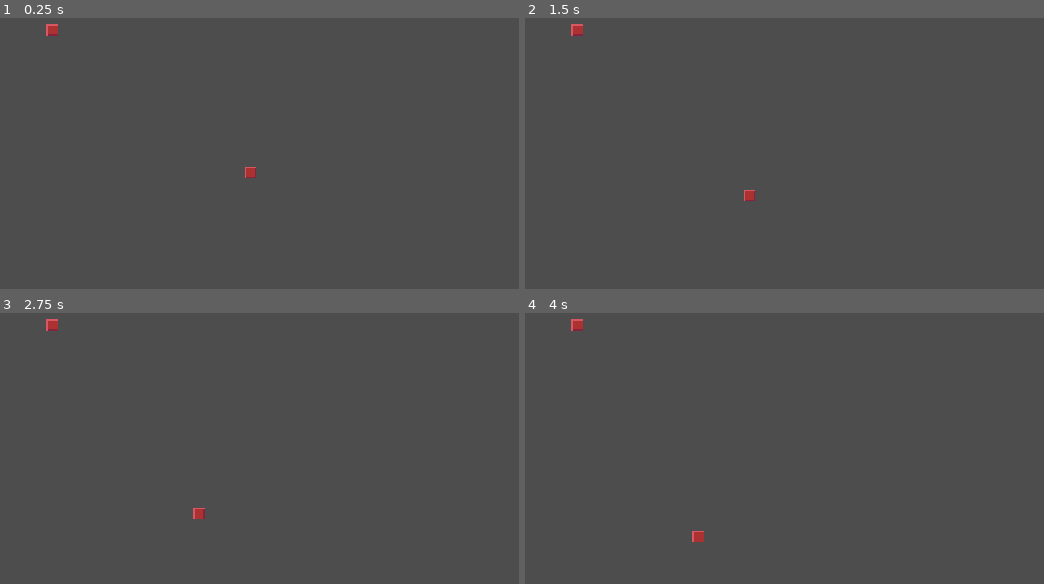
Above: before the commit, frames 1-4 (two rows, left to right).
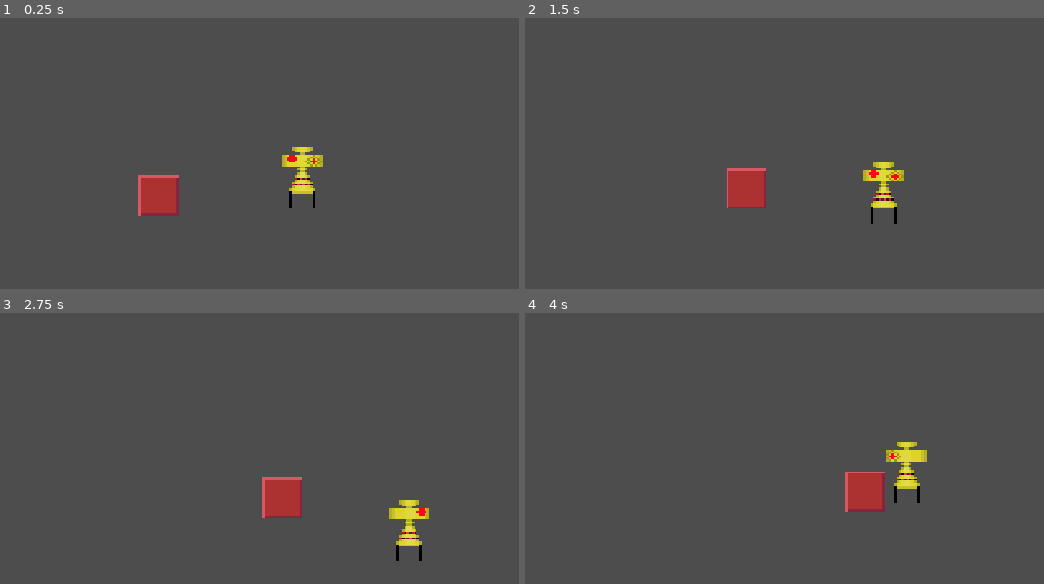
Above: after the commit, the same moments.

Repository: SlavicTofu/september2026NewTechGameJam
Game: Godot game, scene res://scenes/testing_grounds.tscn
Same seed, same stepped clock (60 frames per second), same inputs: the game is played once before the commit and once after it. Before the commit the project starts from res://scenes/enemy.tscn.
Inputs:
- Up to frame 1 (0.25 s): no input
- Up to frame 2 (1.5 s): hold D (right, bound only after the commit) 0.53-1.28 s; hold S (down, bound only after the commit) from 1.28 s (still down)
- Up to frame 3 (2.75 s): release S (down, bound only after the commit) at 2.03 s; hold D (right, bound only after the commit) from 2.03 s (still down)
- Up to frame 4 (4 s): release D (right, bound only after the commit) at 2.78 s; hold W (up, bound only after the commit) 2.78-3.53 s; hold A (left, bound only after the commit) from 3.53 s (still down)

The runs differ from the first frame. In frame 1, 2.2% of the frame differs, in the area x 8-63%, y 2-74%; in frame 2, 1.9%; in frame 3, 2.1%; in frame 4, 2.1%.

Commit message:
Another Cardinal Sin in the Name of Organization
pushing to master again, i know, i can't believe it. I, however, am managing this project so I bend my own rules. I took everything and organized it nicely, making edits where I saw fit.

Diff:
--- a/augments/basearm.gd
+++ /dev/null
@@ -1,15 +0,0 @@
-extends Augment
-
-
-# Called when the node enters the scene tree for the first time.
-func _ready() -> void:
-	damage = 1
-	cooldown =0.2
-	can_attack = true
-	equipped = true
-
-
-# Called every frame. 'delta' is the elapsed time since the previous frame.
-func _process(delta: float) -> void:
-	if Input.is_action_just_pressed("attack"):
-		attack()
--- a/bigarm.gd
+++ /dev/null
@@ -1,11 +0,0 @@
-extends Augment
-
-
-# Called when the node enters the scene tree for the first time.
-func _ready() -> void:
-	pass # Replace with function body.
-
-
-# Called every frame. 'delta' is the elapsed time since the previous frame.
-func _process(delta: float) -> void:
-	pass
--- a/node_2d.tscn
+++ /dev/null
@@ -1,12 +0,0 @@
-[gd_scene format=3 uid="uid://dfpakmpsmlj7y"]
-
-[ext_resource type="PackedScene" uid="uid://dvut8e8xfxfyo" path="res://player/player.tscn" id="1_wtcfe"]
-
-[sub_resource type="CanvasItemMaterial" id="CanvasItemMaterial_0e48y"]
-
-[node name="Node2D" type="Node2D" unique_id=1364167226]
-material = SubResource("CanvasItemMaterial_0e48y")
-
-[node name="player" parent="." unique_id=2136472901 instance=ExtResource("1_wtcfe")]
-
-[node name="Camera2D" type="Camera2D" parent="." unique_id=674161213]
--- a/player/scripts/hurtbox.gd
+++ /dev/null
@@ -1,11 +0,0 @@
-extends Area2D
-
-
-# Called when the node enters the scene tree for the first time.
-func _ready() -> void:
-	pass # Replace with function body.
-
-
-# Called every frame. 'delta' is the elapsed time since the previous frame.
-func _process(delta: float) -> void:
-	pass
--- a/project.godot
+++ b/project.godot
@@ -11,7 +11,7 @@
 [application]
 
 config/name="September 2026 New Tech Game Jam"
-run/main_scene="uid://c4wpgl0yjms1w"
+run/main_scene="uid://dfpakmpsmlj7y"
 config/features=PackedStringArray("4.7", "Forward Plus")
 config/icon="res://icon.svg"
 
@@ -30,6 +30,29 @@
 Player=""
 Enemies=""
 
+[input]
+
+up={
+"deadzone": 0.2,
+"events": [Object(InputEventKey,"resource_local_to_scene":false,"resource_name":"","device":16,"window_id":0,"alt_pressed":false,"shift_pressed":false,"ctrl_pressed":false,"meta_pressed":false,"pressed":false,"keycode":0,"physical_keycode":87,"key_label":0,"unicode":0,"location":0,"echo":false,"script":null)
+]
+}
+down={
+"deadzone": 0.2,
+"events": [Object(InputEventKey,"resource_local_to_scene":false,"resource_name":"","device":-1,"window_id":0,"alt_pressed":false,"shift_pressed":false,"ctrl_pressed":false,"meta_pressed":false,"pressed":false,"keycode":0,"physical_keycode":83,"key_label":0,"unicode":115,"location":0,"echo":false,"script":null)
+]
+}
+left={
+"deadzone": 0.2,
+"events": [Object(InputEventKey,"resource_local_to_scene":false,"resource_name":"","device":-1,"window_id":0,"alt_pressed":false,"shift_pressed":false,"ctrl_pressed":false,"meta_pressed":false,"pressed":false,"keycode":0,"physical_keycode":65,"key_label":0,"unicode":97,"location":0,"echo":false,"script":null)
+]
+}
+right={
+"deadzone": 0.2,
+"events": [Object(InputEventKey,"resource_local_to_scene":false,"resource_name":"","device":-1,"window_id":0,"alt_pressed":false,"shift_pressed":false,"ctrl_pressed":false,"meta_pressed":false,"pressed":false,"keycode":0,"physical_keycode":68,"key_label":0,"unicode":100,"location":0,"echo":false,"script":null)
+]
+}
+
 [physics]
 
 3d/physics_engine="Jolt Physics"
--- a/augments/augment.tscn
+++ b/scenes/augments/augment.tscn
@@ -1,6 +1,6 @@
 [gd_scene format=3 uid="uid://g7ig1ab6ifre"]
 
-[ext_resource type="Script" uid="uid://dxjlbjxdvqjh2" path="res://augments/augment.gd" id="1_vgcby"]
+[ext_resource type="Script" uid="uid://dxjlbjxdvqjh2" path="res://scripts/augments/augment.gd" id="1_vgcby"]
 
 [node name="Augment" type="Node" unique_id=2035061651]
 script = ExtResource("1_vgcby")
--- a/augments/basearm.tscn
+++ b/scenes/augments/base_arm.tscn
@@ -1,6 +1,6 @@
 [gd_scene format=3 uid="uid://h48apbxuslia"]
 
-[ext_resource type="Script" uid="uid://bhdutm67j04wl" path="res://augments/basearm.gd" id="1_1e2ep"]
+[ext_resource type="Script" uid="uid://bhdutm67j04wl" path="res://scripts/augments/base_arm.gd" id="1_1e2ep"]
 
 [sub_resource type="RectangleShape2D" id="RectangleShape2D_vgcby"]
 size = Vector2(32, 16)
--- a/bigarm.tscn
+++ b/scenes/augments/big_arm.tscn
@@ -1,6 +1,6 @@
 [gd_scene format=3 uid="uid://dfhytlr723u1h"]
 
-[ext_resource type="Script" uid="uid://c6u5wo56tk0go" path="res://bigarm.gd" id="1_li6tf"]
+[ext_resource type="Script" uid="uid://c6u5wo56tk0go" path="res://scripts/augments/big_arm.gd" id="1_li6tf"]
 
 [node name="Bigarm" type="Node" unique_id=1000748029]
 script = ExtResource("1_li6tf")
--- a/scenes/enemy.tscn
+++ b/scenes/entities/enemy.tscn
@@ -1,6 +1,5 @@
 [gd_scene format=3 uid="uid://c4wpgl0yjms1w"]
 
-[ext_resource type="Script" uid="uid://brpmv6bn2bwqx" path="res://scripts/entities/entity.gd" id="1_nenq2"]
 [ext_resource type="Texture2D" uid="uid://biagldhh6tv68" path="res://textures/sprites/enemies/enemy_placeholder.png" id="2_md484"]
 [ext_resource type="Script" uid="uid://b3wjjc6awcp3x" path="res://scripts/entities/enemies/enemy.gd" id="3_ipns3"]
 [ext_resource type="Script" uid="uid://dsa145tlq3ygg" path="res://scripts/states/state_machine.gd" id="4_8qclf"]
@@ -19,48 +18,32 @@
 "speed": 5.0
 }]
 
-[node name="Node" type="Node" unique_id=1684934191]
-
-[node name="Player Placeholder" type="CharacterBody2D" parent="." unique_id=364098098 groups=["Player"]]
-position = Vector2(218, 114)
-script = ExtResource("1_nenq2")
-health = 4
-move_speed = 3.0
-
-[node name="Sprite" type="AnimatedSprite2D" parent="Player Placeholder" unique_id=1936384400]
-sprite_frames = SubResource("SpriteFrames_epg4t")
-
-[node name="Hurtbox" type="CollisionPolygon2D" parent="Player Placeholder" unique_id=859910672]
-polygon = PackedVector2Array(8, -8, -8, -8, -8, 8, 8, 8)
-
-[node name="Enemy" type="CharacterBody2D" parent="." unique_id=410018827 groups=["Enemies"]]
-position = Vector2(511, 312)
+[node name="Enemy" type="CharacterBody2D" unique_id=410018827 groups=["Enemies"]]
 script = ExtResource("3_ipns3")
 attack_damage = 1
 follow_distance = 100.0
 attack_distance = 20.0
 wander_interval = 6.0
 health = 3
-move_speed = 40.0
 
-[node name="Hurtbox" type="CollisionPolygon2D" parent="Enemy" unique_id=528195343]
+[node name="Hurtbox" type="CollisionPolygon2D" parent="." unique_id=528195343]
 polygon = PackedVector2Array(8, -8, -8, -8, -8, 8, 8, 8)
 
-[node name="Sprite" type="AnimatedSprite2D" parent="Enemy" unique_id=519020234]
+[node name="Sprite" type="AnimatedSprite2D" parent="." unique_id=519020234]
 sprite_frames = SubResource("SpriteFrames_epg4t")
 
-[node name="StateMachine" type="Node" parent="Enemy" unique_id=1573641384 node_paths=PackedStringArray("initial_state")]
+[node name="StateMachine" type="Node" parent="." unique_id=1573641384 node_paths=PackedStringArray("initial_state")]
 script = ExtResource("4_8qclf")
 initial_state = NodePath("Wander")
 
-[node name="Attack" type="Node" parent="Enemy/StateMachine" unique_id=850498355 node_paths=PackedStringArray("enemy")]
+[node name="Attack" type="Node" parent="StateMachine" unique_id=850498355 node_paths=PackedStringArray("enemy")]
 script = ExtResource("5_w8i8w")
 enemy = NodePath("../..")
 
-[node name="Wander" type="Node" parent="Enemy/StateMachine" unique_id=1520941253 node_paths=PackedStringArray("enemy")]
+[node name="Wander" type="Node" parent="StateMachine" unique_id=1520941253 node_paths=PackedStringArray("enemy")]
 script = ExtResource("6_otmr2")
 enemy = NodePath("../..")
 
-[node name="Follow" type="Node" parent="Enemy/StateMachine" unique_id=1234696574 node_paths=PackedStringArray("enemy")]
+[node name="Follow" type="Node" parent="StateMachine" unique_id=1234696574 node_paths=PackedStringArray("enemy")]
 script = ExtResource("7_wtq4b")
 enemy = NodePath("../..")
--- a/player/player.tscn
+++ b/scenes/entities/player.tscn
@@ -1,39 +1,38 @@
 [gd_scene format=3 uid="uid://dvut8e8xfxfyo"]
 
-[ext_resource type="Script" uid="uid://bwf06kg2csafq" path="res://player/scripts/player.gd" id="1_4flbx"]
-[ext_resource type="Texture2D" uid="uid://dpc8mxvpylc5m" path="res://R1-ET.png" id="2_onrkg"]
-[ext_resource type="Script" uid="uid://nfgwif8xbsrw" path="res://player/scripts/hurtbox.gd" id="3_i3pqv"]
+[ext_resource type="Script" uid="uid://bwf06kg2csafq" path="res://scripts/entities/player.gd" id="1_qhqgy"]
+[ext_resource type="Texture2D" uid="uid://dpc8mxvpylc5m" path="res://textures/sprites/player/R1-ET.png" id="2_08t41"]
 
 [sub_resource type="AtlasTexture" id="AtlasTexture_i3pqv"]
-atlas = ExtResource("2_onrkg")
+atlas = ExtResource("2_08t41")
 region = Rect2(0, 0, 19, 34)
 
 [sub_resource type="AtlasTexture" id="AtlasTexture_hqtel"]
-atlas = ExtResource("2_onrkg")
+atlas = ExtResource("2_08t41")
 region = Rect2(19, 0, 19, 34)
 
 [sub_resource type="AtlasTexture" id="AtlasTexture_sweqy"]
-atlas = ExtResource("2_onrkg")
+atlas = ExtResource("2_08t41")
 region = Rect2(0, 102, 19, 34)
 
 [sub_resource type="AtlasTexture" id="AtlasTexture_2hs0m"]
-atlas = ExtResource("2_onrkg")
+atlas = ExtResource("2_08t41")
 region = Rect2(19, 102, 19, 34)
 
 [sub_resource type="AtlasTexture" id="AtlasTexture_1jxqw"]
-atlas = ExtResource("2_onrkg")
+atlas = ExtResource("2_08t41")
 region = Rect2(0, 34, 19, 34)
 
 [sub_resource type="AtlasTexture" id="AtlasTexture_dw050"]
-atlas = ExtResource("2_onrkg")
+atlas = ExtResource("2_08t41")
 region = Rect2(19, 34, 19, 34)
 
 [sub_resource type="AtlasTexture" id="AtlasTexture_b26j0"]
-atlas = ExtResource("2_onrkg")
+atlas = ExtResource("2_08t41")
 region = Rect2(0, 68, 19, 34)
 
 [sub_resource type="AtlasTexture" id="AtlasTexture_n7ghd"]
-atlas = ExtResource("2_onrkg")
+atlas = ExtResource("2_08t41")
 region = Rect2(19, 68, 19, 34)
 
 [sub_resource type="SpriteFrames" id="SpriteFrames_mwy8p"]
@@ -84,30 +83,19 @@
 }]
 
 [sub_resource type="RectangleShape2D" id="RectangleShape2D_i3pqv"]
-size = Vector2(80, 176)
+size = Vector2(15, 23)
 
-[sub_resource type="RectangleShape2D" id="RectangleShape2D_mwy8p"]
-size = Vector2(84, 184)
-
-[node name="player" type="CharacterBody2D" unique_id=2136472901]
-position = Vector2(-2, 0)
-script = ExtResource("1_4flbx")
+[node name="Player" type="CharacterBody2D" unique_id=2136472901 groups=["Player"]]
+script = ExtResource("1_qhqgy")
 
 [node name="cooldown" type="Timer" parent="." unique_id=1831477847]
 
 [node name="Sprite" type="AnimatedSprite2D" parent="." unique_id=884772009]
 position = Vector2(0, -7.450581e-09)
-scale = Vector2(7.5, 5.75)
+scale = Vector2(1, 0.767)
 sprite_frames = SubResource("SpriteFrames_mwy8p")
 animation = &"left"
 
-[node name="CollisionShape2D" type="CollisionShape2D" parent="." unique_id=47889411]
-position = Vector2(2, 8)
+[node name="Hurtbox" type="CollisionShape2D" parent="." unique_id=47889411]
+position = Vector2(0.5, 0.5)
 shape = SubResource("RectangleShape2D_i3pqv")
-
-[node name="Hurtbox" type="Area2D" parent="." unique_id=737522518]
-script = ExtResource("3_i3pqv")
-
-[node name="CollisionShape2D" type="CollisionShape2D" parent="Hurtbox" unique_id=1820419727]
-position = Vector2(2, 8)
-shape = SubResource("RectangleShape2D_mwy8p")
--- /dev/null
+++ b/scenes/testing_grounds.tscn
@@ -0,0 +1,19 @@
+[gd_scene format=3 uid="uid://dfpakmpsmlj7y"]
+
+[ext_resource type="PackedScene" uid="uid://dvut8e8xfxfyo" path="res://scenes/entities/player.tscn" id="1_j18ga"]
+[ext_resource type="PackedScene" uid="uid://c4wpgl0yjms1w" path="res://scenes/entities/enemy.tscn" id="2_xb7la"]
+
+[sub_resource type="CanvasItemMaterial" id="CanvasItemMaterial_0e48y"]
+
+[node name="Node2D" type="Node2D" unique_id=1364167226]
+material = SubResource("CanvasItemMaterial_0e48y")
+
+[node name="player" parent="." unique_id=2136472901 instance=ExtResource("1_j18ga")]
+move_speed = 30.0
+
+[node name="Camera2D" type="Camera2D" parent="." unique_id=674161213]
+zoom = Vector2(3.62, 3.62)
+
+[node name="Enemy" parent="." unique_id=410018827 instance=ExtResource("2_xb7la")]
+position = Vector2(-61, 8)
+move_speed = 20.0
--- a/augments/augment.gd
+++ b/scripts/augments/augment.gd
@@ -1,24 +1,25 @@
 
 extends Node
 class_name Augment
-var equipped: bool
-var can_attack : bool
-var cooldown :int
-var damage : int
+
+@export var equipped: bool
+@export var can_attack : bool
+@export var cooldown :int
+@export var damage : int
+
 @onready var box = $Area2D
 @onready var sprite =$Animatedsprite2d
 @onready var timer = $cooldown
-# Called when the node enters the scene tree for the first time.
+
 func _ready() -> void:
 	timer.timeout.connect(cooldown_over)
 
 
-
 func cooldown_over():
 	can_attack = true
-# Called every frame. 'delta' is the elapsed time since the previous frame.
+
+
 func attack():
-
 	if can_attack:
 		var hits = box.get_overlapping_bodies()
 		sprite.play()
--- a/scripts/entities/enemies/enemy.gd
+++ b/scripts/entities/enemies/enemy.gd
@@ -1,7 +1,7 @@
 class_name Enemy
 extends Entity
 
-@onready var player : Entity = get_tree().get_first_node_in_group("Player")
+@onready var player : Player = get_tree().get_first_node_in_group("Player")
 
 @export var attack_damage : int
 @export var follow_distance : float
@@ -14,7 +14,7 @@
 	pass
 
 # Called every frame. 'delta' is the elapsed time since the previous frame.
-func _process(delta: float) -> void:
+func _process(_delta: float) -> void:
 	move_and_slide()
 	pass
 
--- a/scripts/entities/entity.gd
+++ b/scripts/entities/entity.gd
@@ -33,7 +33,7 @@
 func poll_direction() -> Direction:
 	var dx = velocity.x
 	var dy = velocity.y
-	return (
+	_direction = (
 		Direction.SOUTHWEST if (dx < 0 and dy < 0)
 		else Direction.SOUTHEAST if (dx > 0 and dy < 0)
 		else Direction.NORTHWEST if (dx < 0 and dy > 0)
@@ -44,6 +44,7 @@
 		else Direction.SOUTH if (dy > 0)
 		else _direction
 	)
+	return _direction
 
 
 func _attack() -> void:
--- a/player/scripts/player.gd
+++ b/scripts/entities/player.gd
@@ -1,15 +1,14 @@
 extends Entity
-
+class_name Player
 
 var weapon: Node
-@export var speed = 200
 
 func get_input():
 	var input_direction = Input.get_vector("left", "right", "up", "down")
-	velocity = input_direction * speed
+	velocity = input_direction * move_speed
 	print(velocity)
 
-func _physics_process(delta):
+func _physics_process(_delta):
 	get_input()
 	match poll_direction():
 		Direction.NORTH: sprite.animation  = "up"
@@ -30,5 +29,6 @@
 func take_damage():
 	pass
 
+
 func attack():
 	weapon.attack()
Not shown, removed: augments/basearm.gd.uid
Not shown, removed: bigarm.gd.uid
Not shown, added: entity.gd.uid
Not shown, removed: player/scripts/hurtbox.gd.uid
Renamed: augments/augment.gd.uid -> scripts/augments/augment.gd.uid
Renamed: player/scripts/player.gd.uid -> scripts/entities/player.gd.uid
Renamed: R1-ET.png -> textures/sprites/player/R1-ET.png
Not shown, changed: textures/sprites/player/R1-ET.png.import
